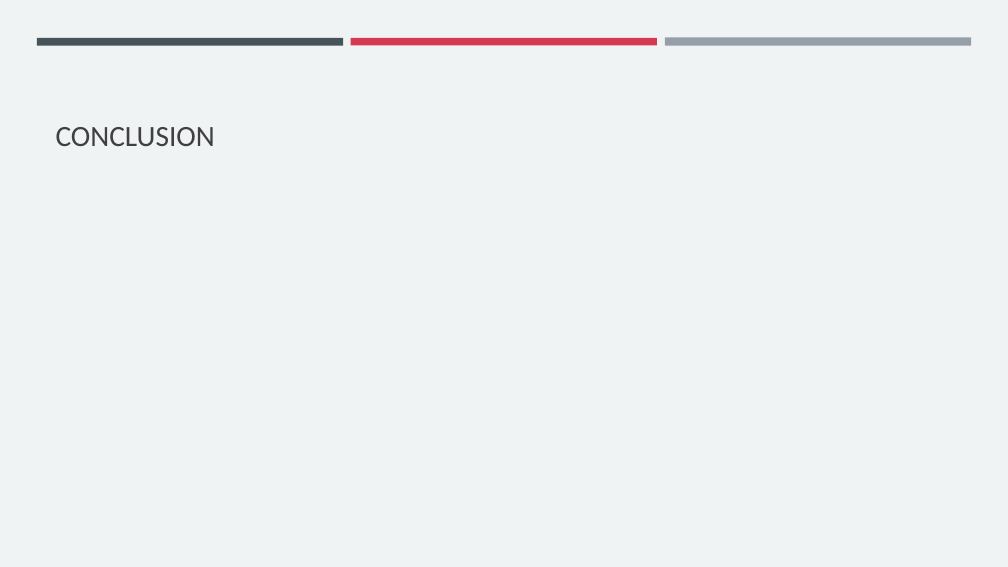
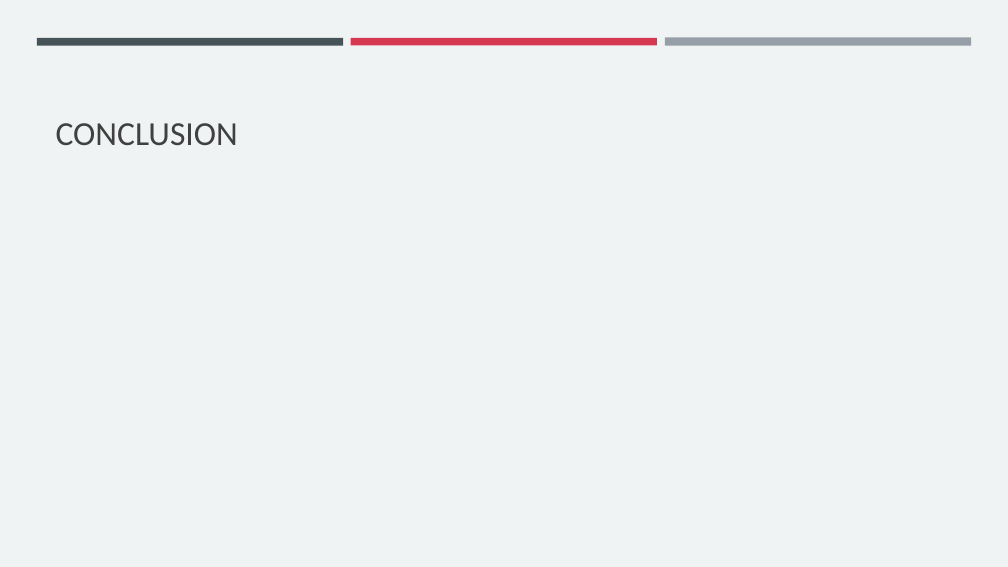
Before and after one commit to jshrdt/aics-project, a slide deck: slide 20 of paper/aics_ppp.pptx (slide 8 before the commit). Drawn at 1008x567 pixels with LibreOffice and Linux fonts; fonts in the diff are those of the drawing. Boxes give left, top, right and bottom in pixels: in the first picture for what was removed or moved away, otherwise in the second. Text is boxed around its words. In the diff, an @@ line names an element or a change of style, - is before the commit and + after.

```diff
--- a/paper/aics_ppp.pptx
+++ b/paper/aics_ppp.pptx
@@ title "CONCLUSION" at box(56, 123, 238, 145): size 28 to 32 pt @@
```
Also in this commit, not shown: 5 other slides changed, 12 slides added, 11 other files.
